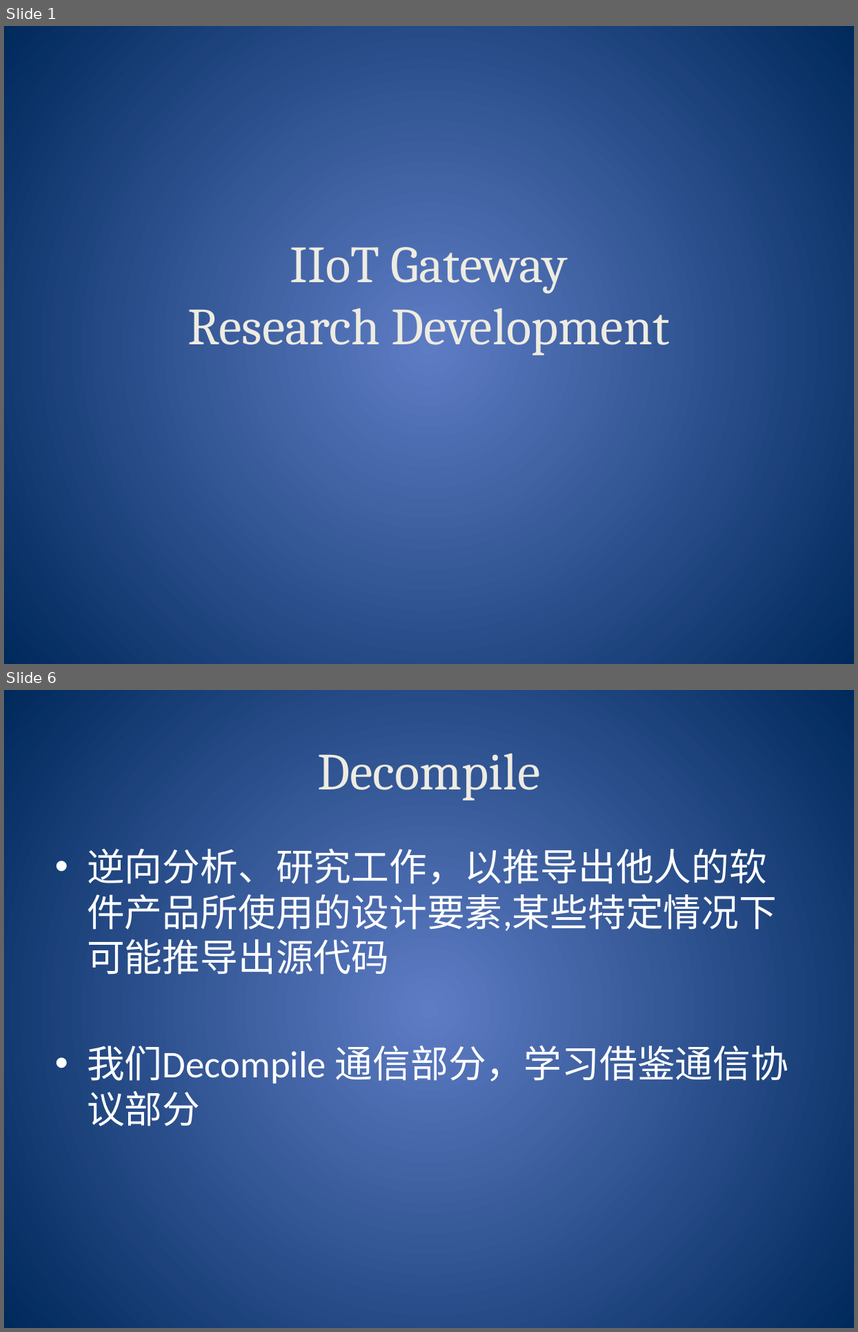
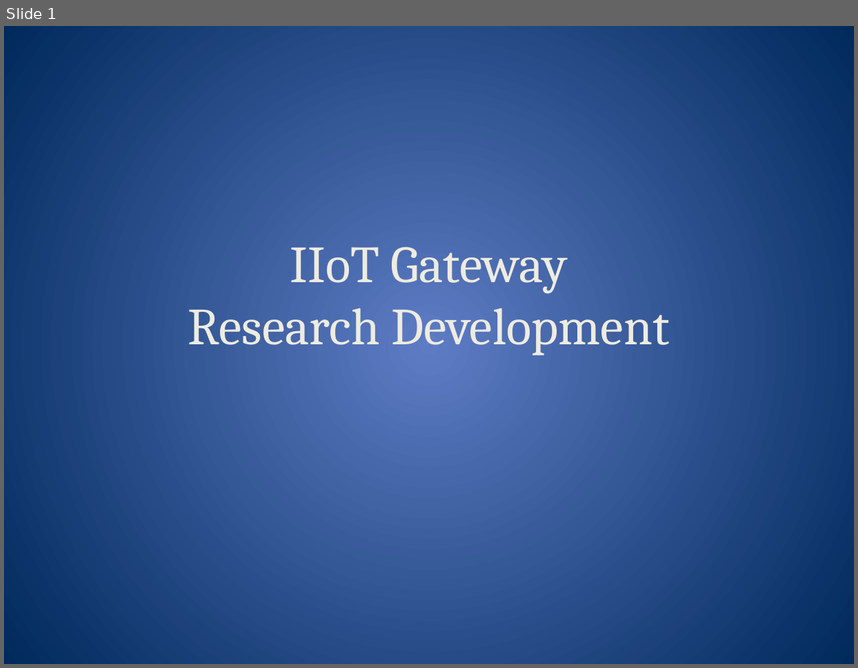
Before and after one commit to mikewomaster/sdSoftware, a slide deck: ppt/gateway_iotBox.pptx. Shown one above the other, each under a label of ours: slides 1 and 6 before the commit, slide 1 after it; the slides between them are not shown. The pictures are 858x1332 and 858x668 pixels, drawn with LibreOffice and Linux fonts; fonts in the diff are those of the drawing. Boxes give left, top, right and bottom in pixels: in the first picture for what was removed or moved away, otherwise in the second. Text is boxed around its words. In the diff, an @@ line names an element or a change of style, - is before the commit and + after.

```diff
--- a/ppt/gateway_iotBox.pptx
+++ b/ppt/gateway_iotBox.pptx
@@ slide 6 removed at (4,690,854,1328), background gradient #5E7CC5 to #00295C @@
@@ title removed at (317,753,540,800) @@
-Decompile
@@ text removed at (87,849,789,1126) @@
-• 逆向分析、研究工作，以推导出他人的软件产品所使用的设计要素,某些特定情况下可能推导出源代码
-• 我们Decompile 通信部分，学习借鉴通信协议部分
```
Also in this commit, not shown: 9 slides added, 5 other slides removed, 7 other files.
